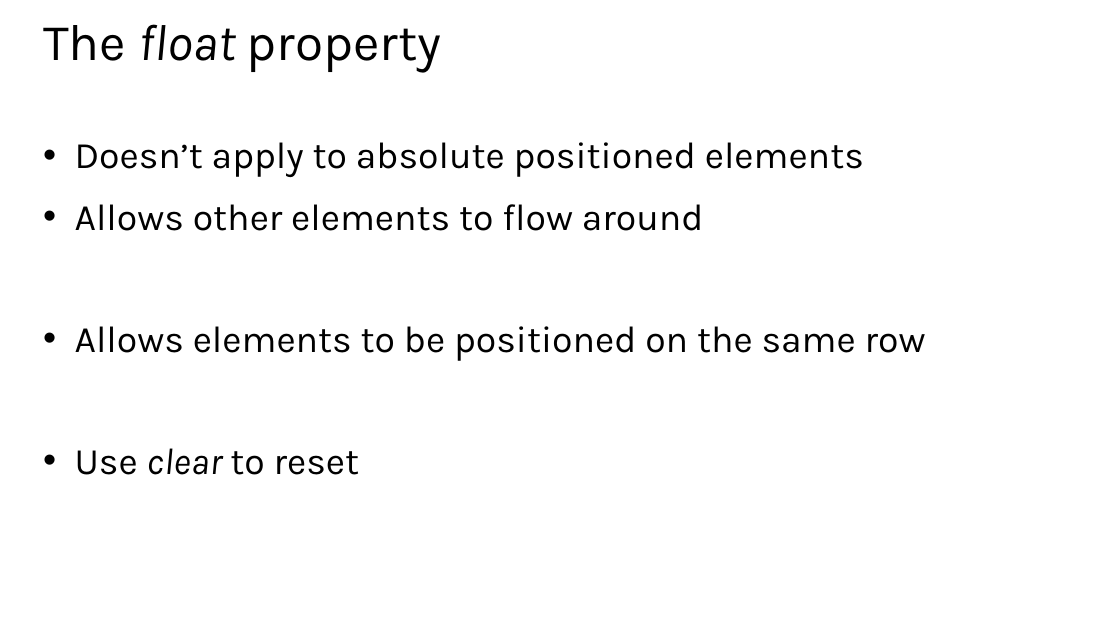
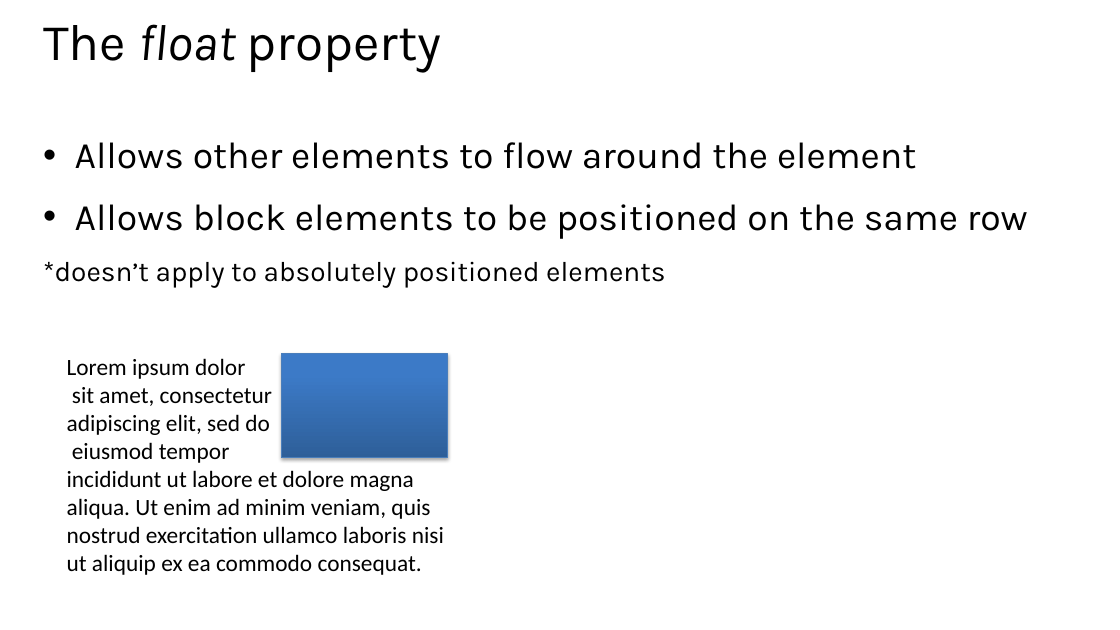
Before and after one commit to CharaD7/CSS-Style, a slide deck: slide 10 of Slides/Module 3.pptx (slide 9 before the commit). Drawn at 1120x630 pixels with LibreOffice and Linux fonts; fonts in the diff are those of the drawing. Boxes give left, top, right and bottom in pixels: in the first picture for what was removed or moved away, otherwise in the second. Text is boxed around its words. In the diff, an @@ line names an element or a change of style, - is before the commit and + after.

Commit message:
final slides

```diff
--- a/Slides/Module 3.pptx
+++ b/Slides/Module 3.pptx
@@ text at <box>43,142,1028,288</box>: text changed @@
-• Doesn’t apply to absolute positioned elements
-• Allows other elements to flow around
-• Allows elements to be positioned on the same row
-• Use clear to reset
+• Allows other elements to flow around the element
+• Allows block elements to be positioned on the same row
+*doesn’t apply to absolutely positioned elements
@@ text added at <box>67,358,444,575</box>, 20 pt, text #000000 @@
+Lorem ipsum dolor
+sit amet, consectetur
+adipiscing elit, sed do
+eiusmod tempor
+incididunt ut labore et dolore magna
+aliqua. Ut enim ad minim veniam, quis
+nostrud exercitation ullamco laboris nisi
+ut aliquip ex ea commodo consequat.
@@ rectangle added at <box>281,354,448,458</box>, fill gradient #2F5F99 to #3D7CC7 to #3A7CCB, outline #4B7EBC 0.75 pt @@
```
Also in this commit, not shown: 4 other slides changed, 2 slides added, 6 other files.
